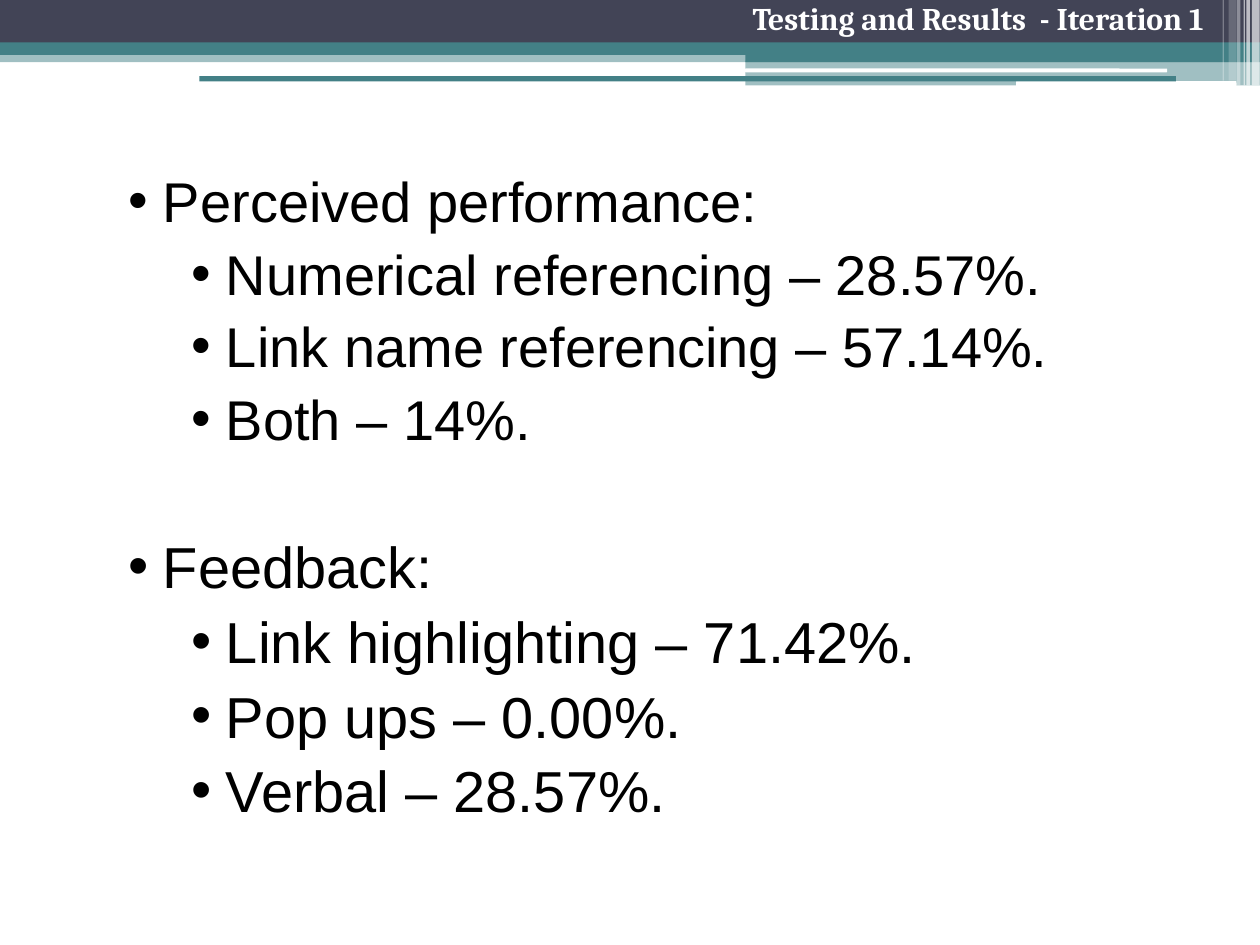
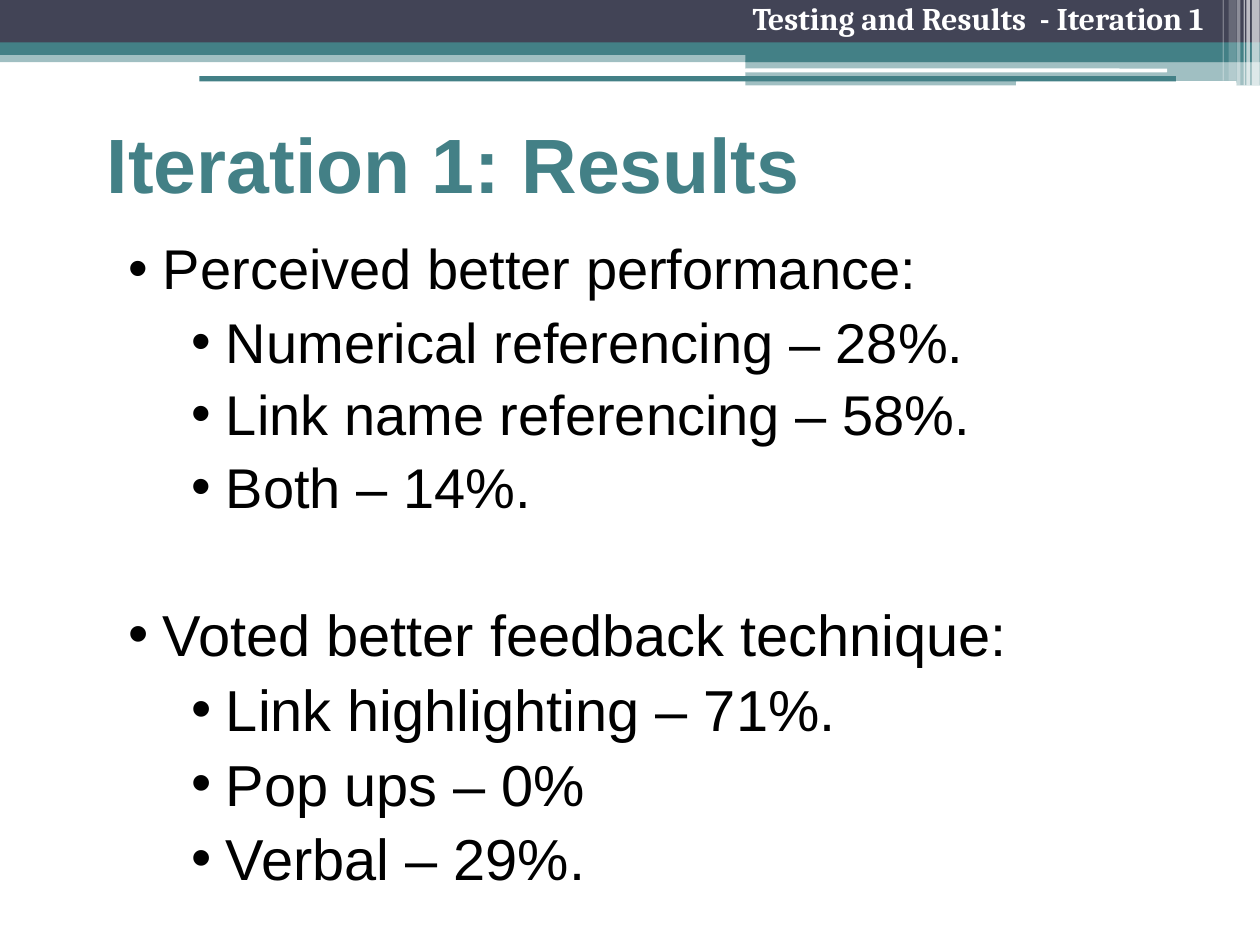
Before and after one commit to freecole/Lab-project, a slide deck: slide 16 of Presentation/Final Presentation.pptx (slide 11 before the commit). Drawn at 1260x945 pixels with LibreOffice and Linux fonts; fonts in the diff are those of the drawing. Boxes give left, top, right and bottom in pixels: in the first picture for what was removed or moved away, otherwise in the second. Text is boxed around its words. In the diff, an @@ line names an element or a change of style, - is before the commit and + after.

```diff
--- a/Presentation/Final Presentation.pptx
+++ b/Presentation/Final Presentation.pptx
@@ title added at (107,137,799,194), 44 pt, text #438086, bold @@
+Iteration 1: Results
@@ text "Perceived better performance:": place and size @@
-text "Perceived better performance:" at (163,181,1047,813)
+text "Perceived better performance:" at (163,248,1006,881)
@@ text at (163,248,970,446): text changed @@
-  • Perceived performance:
-    • Numerical referencing – 28.57%.
-    • Link name referencing – 57.14%.
+  • Perceived better performance:
+    • Numerical referencing – 28%.
+    • Link name referencing – 58%.
@@ text at (163,614,1006,881): text changed @@
-  • Feedback:
-    • Link highlighting – 71.42%.
-    • Pop ups – 0.00%.
-    • Verbal – 28.57%.
+  • Voted better feedback technique:
+    • Link highlighting – 71%.
+    • Pop ups – 0%
+    • Verbal – 29%.
```
Also in this commit, not shown: 13 other slides changed, 11 slides added, 4 slides removed.
